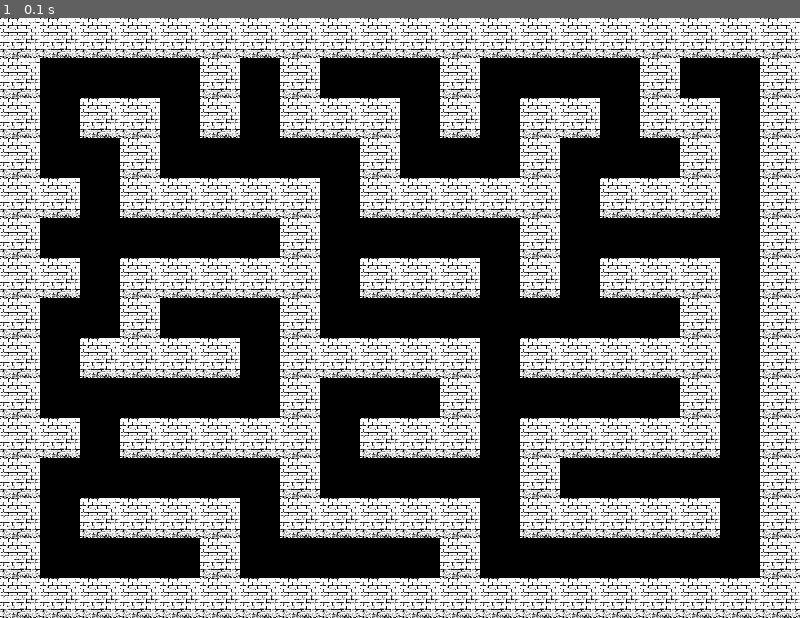
Above: before the commit, frame 1.
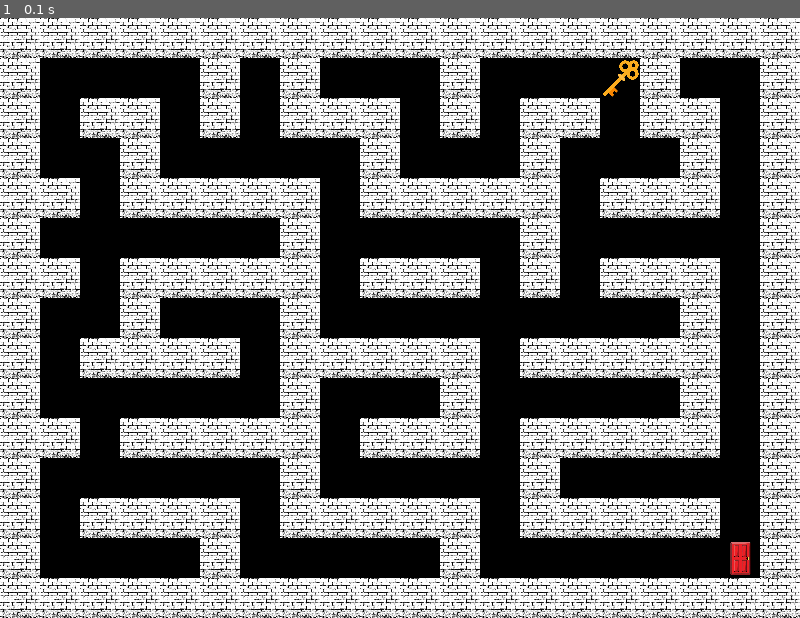
Above: after the commit, the same moment.

Repository: Vskesha/PYTHON_JUN_3_28_01_25
Game: pygame game, started from vtecha_z_labiryntu/main.py
Two runs of this game, one before a commit and one after it. Both use one fixed random seed, a clock stepped at 60 frames per second and the inputs below.
Inputs:
- Up to frame 1 (0.1 s): no input

The runs differ from the first frame. In frame 1, 0.2% of the frame differs, in the area x 75-94%, y 7-93%.

Commit message:
added key and door on empty cells

Diff:
--- a/vtecha_z_labiryntu/main.py
+++ b/vtecha_z_labiryntu/main.py
@@ -1,4 +1,6 @@
 import pygame
+import random
+
 
 pygame.init()
 
@@ -12,6 +14,12 @@
 
 wall_img = pygame.image.load("assets/wall.jpg")
 wall_img = pygame.transform.scale(wall_img, (cell_size, cell_size))
+
+key_img = pygame.image.load("assets/key.png")
+key_img = pygame.transform.scale(key_img, (cell_size, cell_size))
+
+door_img = pygame.image.load("assets/door.png")
+door_img = pygame.transform.scale(door_img, (cell_size, cell_size))
 
 maze = [
     [1, 1, 1, 1, 1, 1, 1, 1, 1, 1, 1, 1, 1, 1, 1, 1, 1, 1, 1, 1],
@@ -33,6 +41,15 @@
 height = len(maze)
 width = len(maze[0])
 
+free_cells = []
+for y in range(height):
+    for x in range(width):
+        if maze[y][x] == 0:
+            free_cells.append((x, y))
+
+key_position = random.choice(free_cells[1:-1])
+door_position = free_cells[-1]
+
 running = True
 while running:
     for event in pygame.event.get():
@@ -47,6 +64,9 @@
             if maze[y][x] == 1:
                 screen.blit(wall_img, (x * cell_size, y * cell_size))
 
+    screen.blit(key_img, (key_position[0] * cell_size, key_position[1] * cell_size))
+    screen.blit(door_img, (door_position[0] * cell_size, door_position[1] * cell_size))
+
     # Оновлюємо екран
     pygame.display.flip()
 
